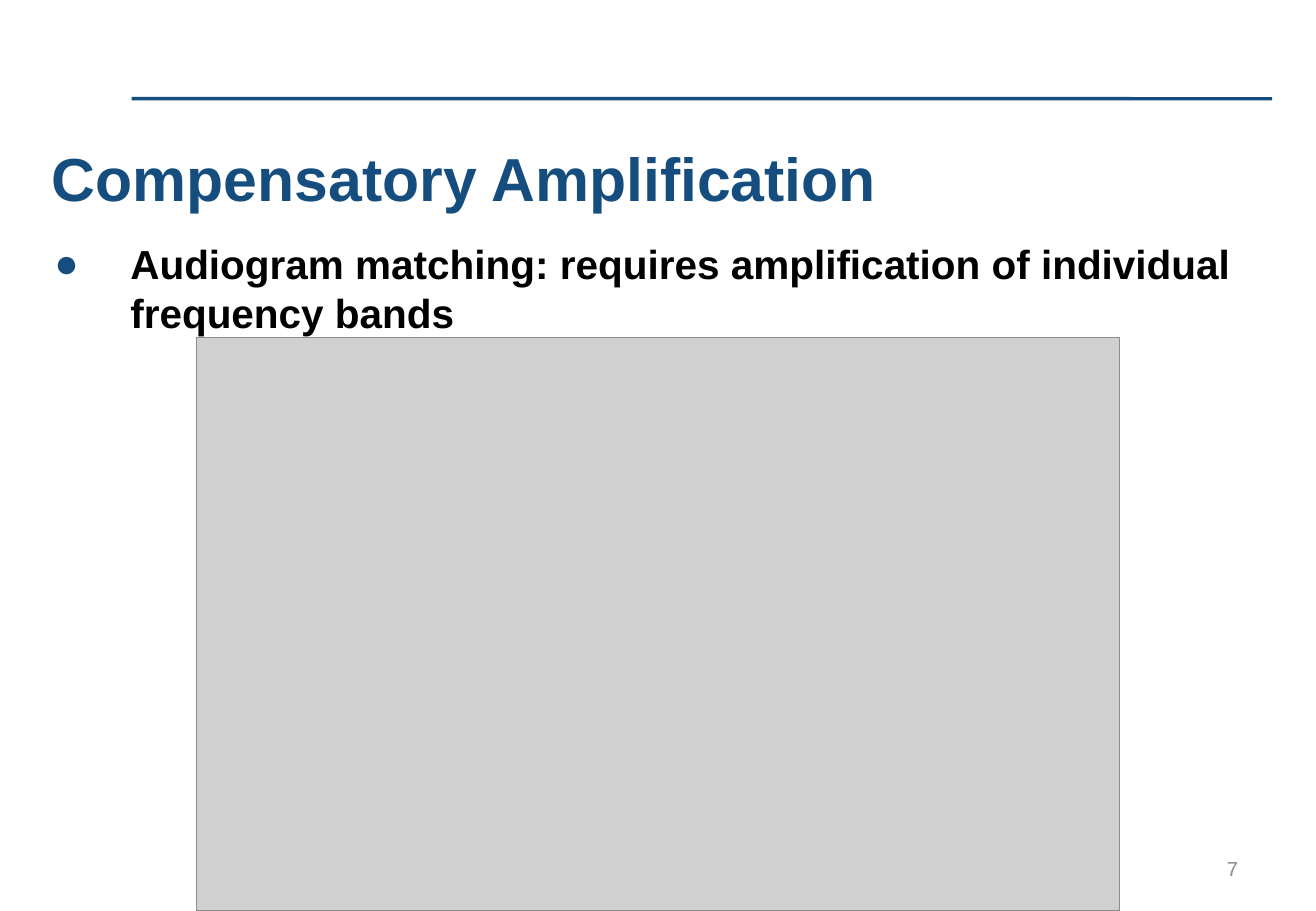
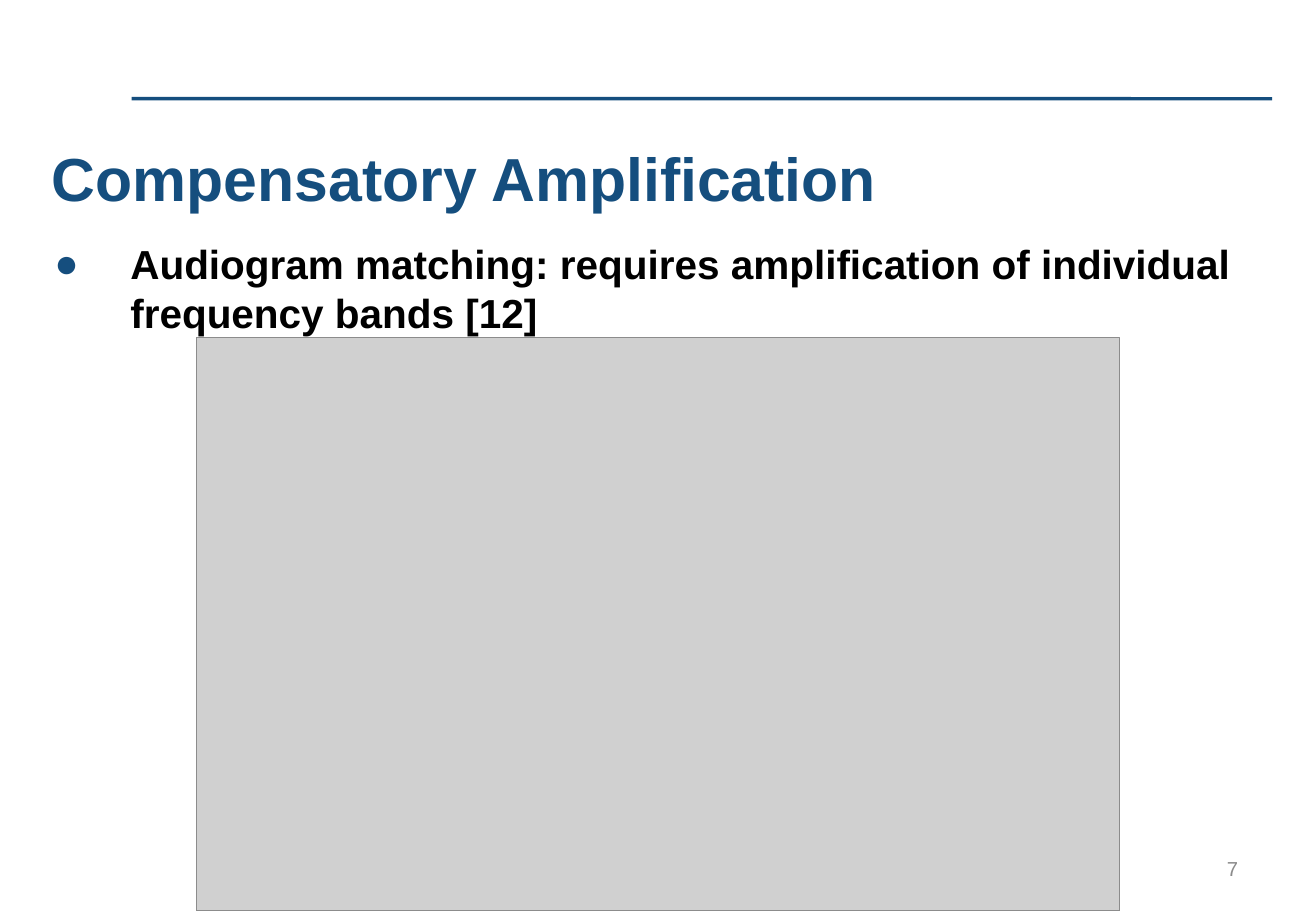
Before and after one commit to kayjayB/I_cant_hear_you, a slide deck: slide 7 of Presentation/Presentation.pptx. Drawn at 1316x911 pixels with LibreOffice and Linux fonts; fonts in the diff are those of the drawing; grey boxes stand for pictures; background and template pictures are left out. Boxes give left, top, right and bottom in pixels: in the first picture for what was removed or moved away, otherwise in the second. Text is boxed around its words. In the diff, an @@ line names an element or a change of style, - is before the commit and + after.

```diff
--- a/Presentation/Presentation.pptx
+++ b/Presentation/Presentation.pptx
@@ text at [130,249,1230,335]: text changed @@
-● Audiogram matching: requires amplification of individual frequency bands
+● Audiogram matching: requires amplification of individual frequency bands [12]
```
Also in this commit, not shown: 6 other slides changed.
